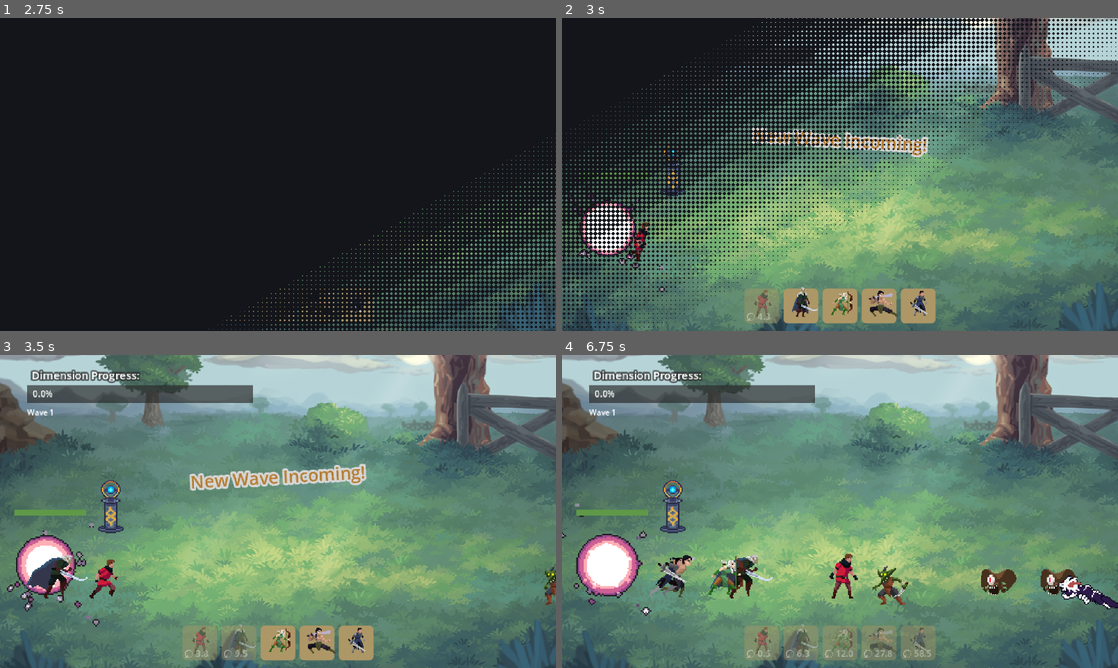
Above: before the commit, frames 1-4 (two rows, left to right).
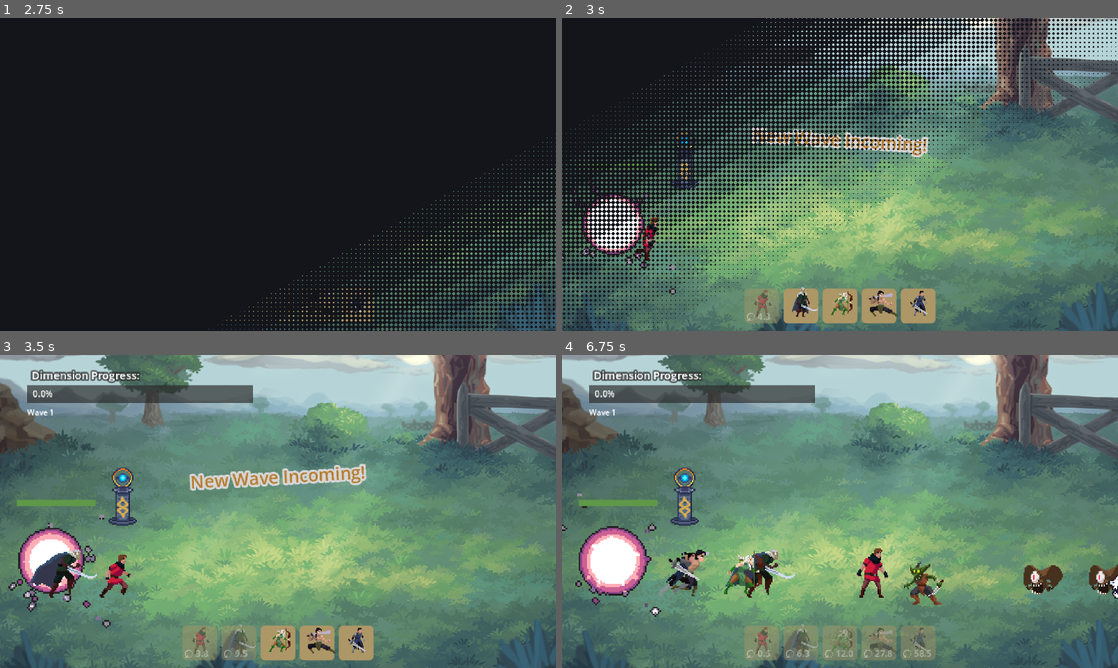
Above: after the commit, the same moments.

Repository: rockgem/finntalisker-dimension-wars
Game: Godot game, scene res://scenes/Menu.tscn
Same seed, same stepped clock (60 frames per second), same inputs: the game is played once before the commit and once after it.
Inputs (mouse positions are in pixels of both pictures, inside the frame that each line leads up to):
- Up to frame 1 (2.75 s): click "Play" at 0.5 s; click "Play" at 1.25 s; tap Enter at 2 s; move the mouse to (200, 305) at 2.02 s; click (200, 305) at 2.17 s
- Up to frame 2 (3 s): move the mouse to (801, 305) at 2.77 s; click (801, 305) at 2.92 s
- Up to frame 3 (3.5 s): no input
- Up to frame 4 (6.75 s): move the mouse to (840, 642) at 3.52 s; click (840, 642) at 3.67 s; move the mouse to (878, 642) at 4.27 s; click (878, 642) at 4.42 s; move the mouse to (917, 642) at 5.02 s; click (917, 642) at 5.17 s; move the mouse to (673, 464) at 5.77 s; click (673, 464) at 5.92 s; move the mouse to (867, 511) at 6.52 s; click (867, 511) at 6.67 s

Frame 1 is identical in both runs. In frame 2, 1.5% of the frame differs, in the area x 0-25%, y 36-89%; in frame 3, 4.0%; in frame 4, 8.3%, in the area x 0-100%, y 36-84%.
Error in both runs: Cannot call method 'change_scene_to_file' on a null value. (res://scenes/Menu.gd:13)

Commit message:
Update Main.tscn

Diff:
--- a/scenes/Main.tscn
+++ b/scenes/Main.tscn
@@ -472,4 +472,8 @@
 [node name="Tower" parent="." instance=ExtResource("6_c01mt")]
 position = Vector2(102, 142)
 
+[node name="Camera2D" type="Camera2D" parent="."]
+position = Vector2(232, 152)
+zoom = Vector2(1.1, 1.1)
+
 [connection signal="pressed" from="UI/DimensionProgress/NextDimension" to="." method="_on_next_dimension_pressed"]
